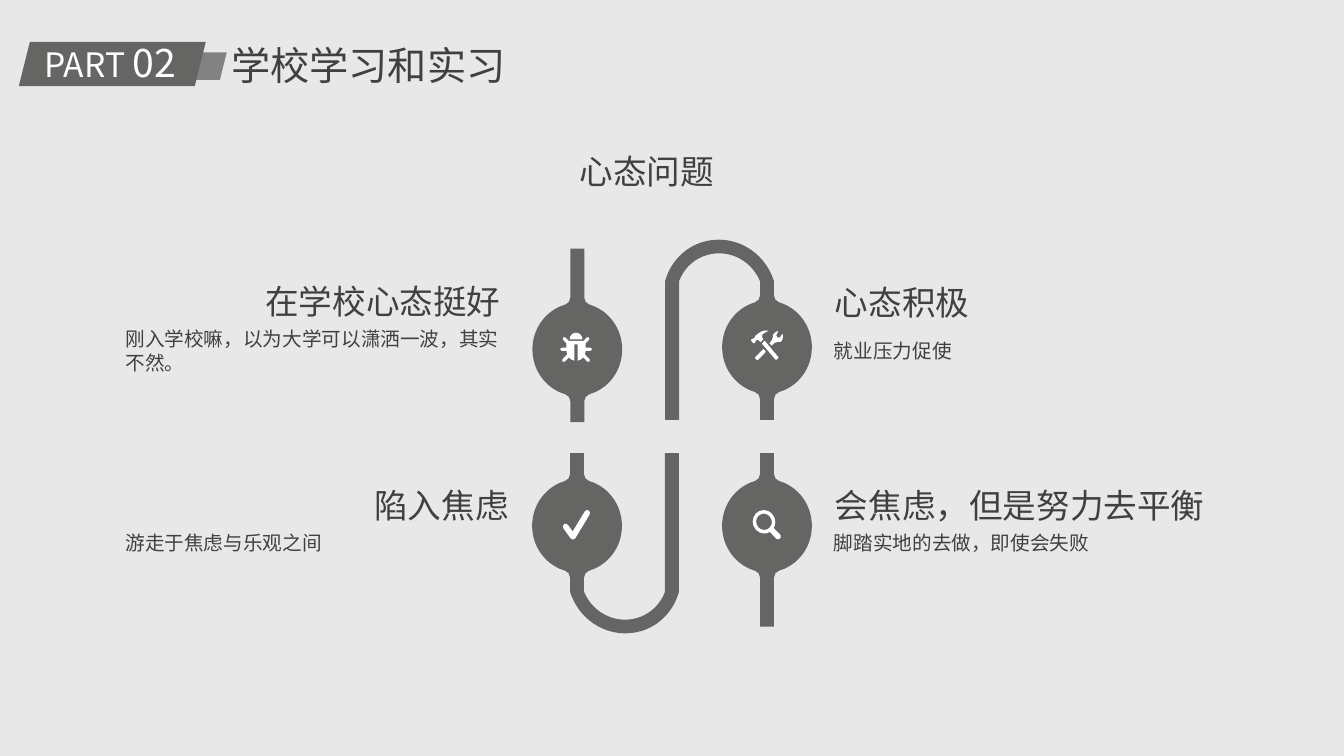
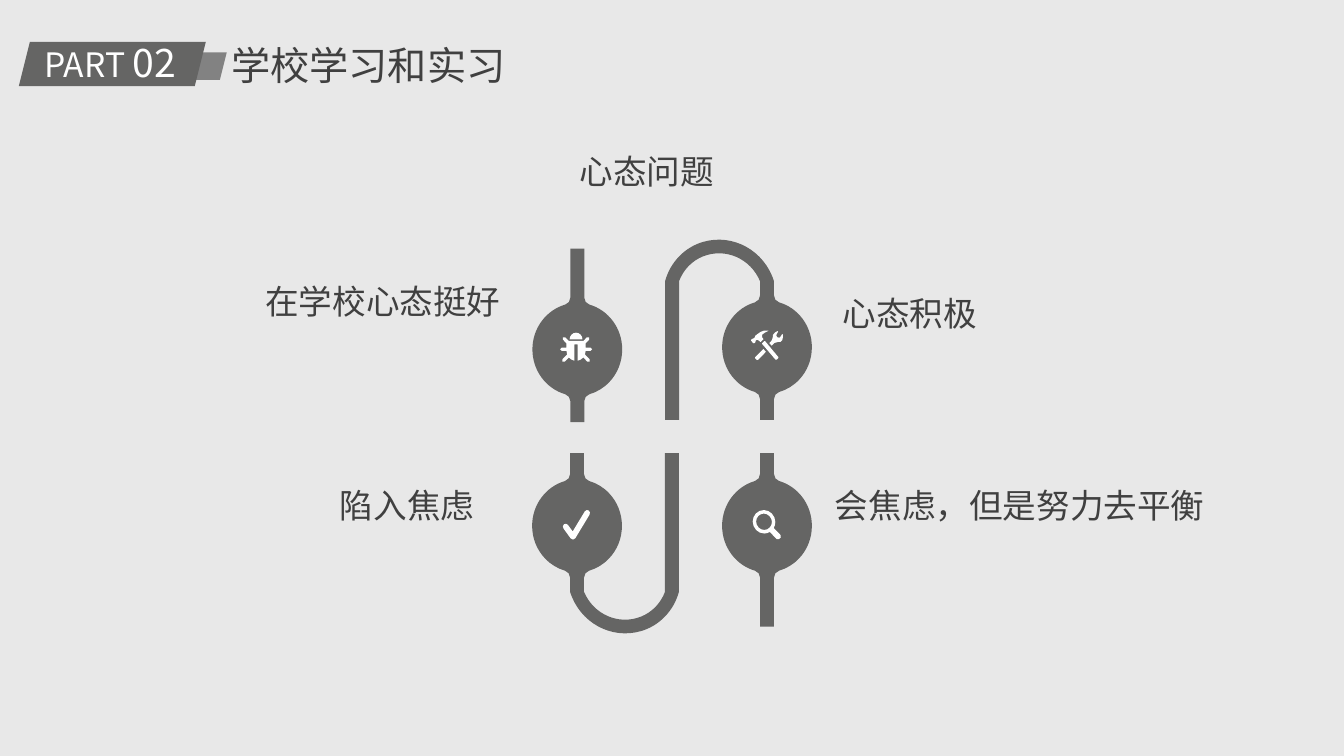
Before and after one commit to HanochLzd/lexian, a slide deck: slide 9 of doc/实习心得分享-罗紫东.pptx. Drawn at 1344x756 pixels with LibreOffice and Linux fonts; fonts in the diff are those of the drawing. Boxes give left, top, right and bottom in pixels: in the first picture for what was removed or moved away, otherwise in the second. Text is boxed around its words. In the diff, an @@ line names an element or a change of style, - is before the commit and + after.

```diff
--- a/doc/实习心得分享-罗紫东.pptx
+++ b/doc/实习心得分享-罗紫东.pptx
@@ text "心态积极": place and size @@
-text "心态积极" at <box>835,286,969,318</box>
+text "心态积极" at <box>843,297,977,329</box>
@@ text removed at <box>125,329,498,372</box> @@
-刚入学校嘛，以为大学可以潇洒一波，其实不然。
@@ text removed at <box>834,341,952,360</box> @@
-就业压力促使
@@ text "陷入焦虑": place and size @@
-text "陷入焦虑" at <box>374,490,508,521</box>
+text "陷入焦虑" at <box>340,490,474,521</box>
@@ text removed at <box>125,533,321,552</box> @@
-游走于焦虑与乐观之间
@@ text removed at <box>834,533,1089,552</box> @@
-脚踏实地的去做，即使会失败
```
Also in this commit, not shown: 7 other slides changed, 1 slide added, 2 slides removed, 3 other files.
